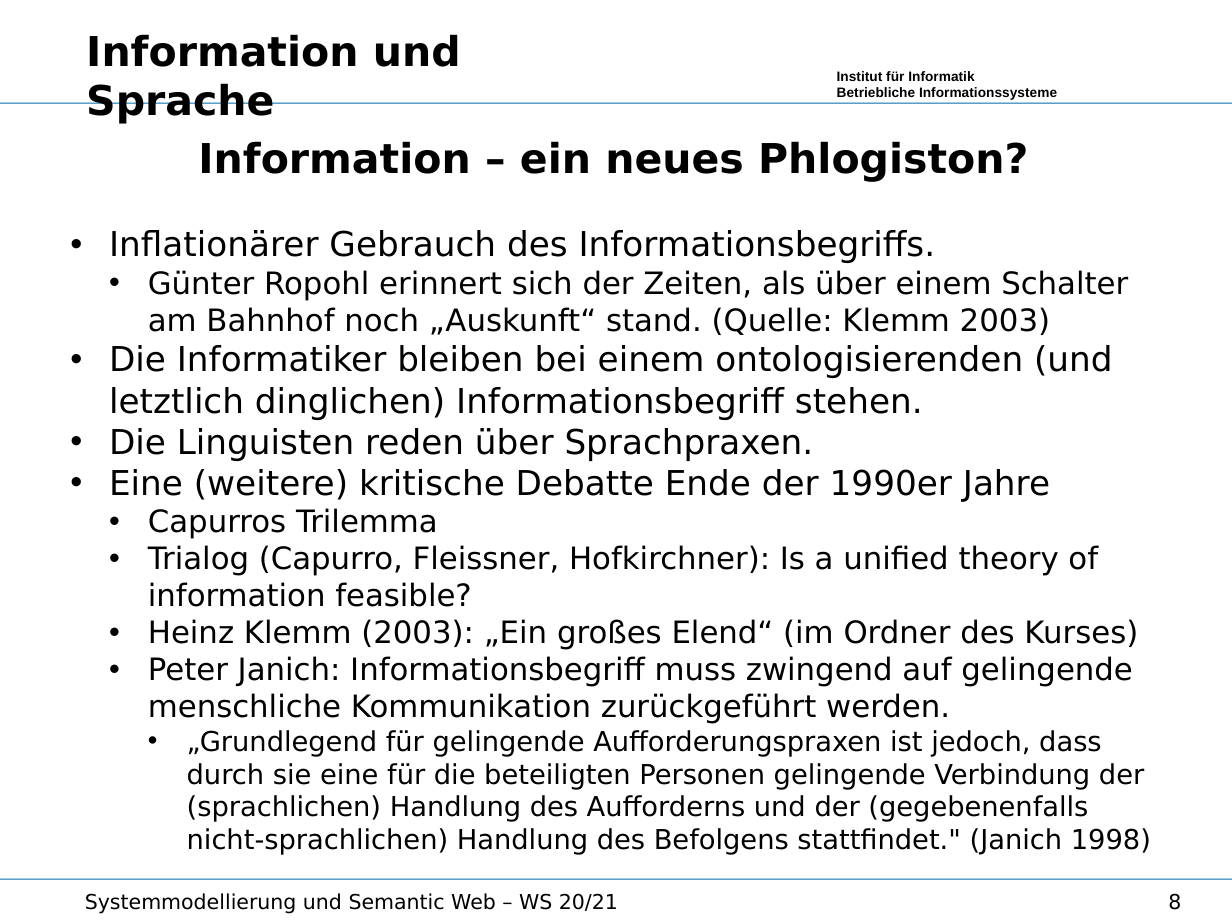
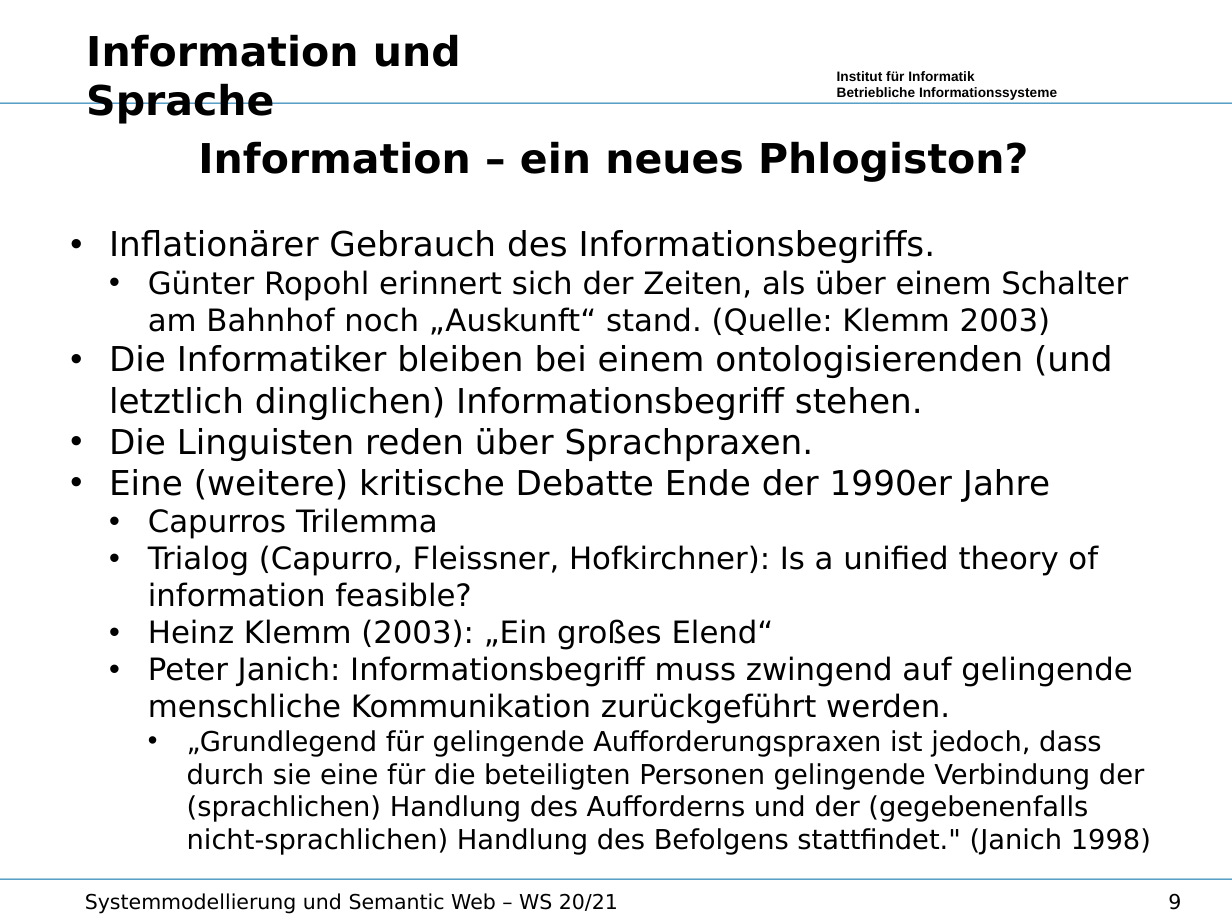
Before and after one commit to wumm-project/Leipzig-Seminar, a slide deck: slide 9 of Wintersemester-2020/Vorlesung/Storytelling.odp (slide 8 before the commit). Drawn at 1232x924 pixels with LibreOffice and Linux fonts; fonts in the diff are those of the drawing; background and template pictures are left out. Boxes give left, top, right and bottom in pixels: in the first picture for what was removed or moved away, otherwise in the second. Text is boxed around its words. In the diff, an @@ line names an element or a change of style, - is before the commit and + after.

```diff
--- a/Wintersemester-2020/Vorlesung/Storytelling.odp
+++ b/Wintersemester-2020/Vorlesung/Storytelling.odp
@@ text at (x1=148, y1=619, x2=774, y2=650): text changed @@
-  • Heinz Klemm (2003): „Ein großes Elend“ (im Ordner des Kurses)
+  • Heinz Klemm (2003): „Ein großes Elend“
@@ page number at (x1=1168, y1=893, x2=1181, y2=910): text changed @@
-8
+9
```
Also in this commit, not shown: 5 other slides changed, 1 slide added, 21 slides removed, 6 other files.
